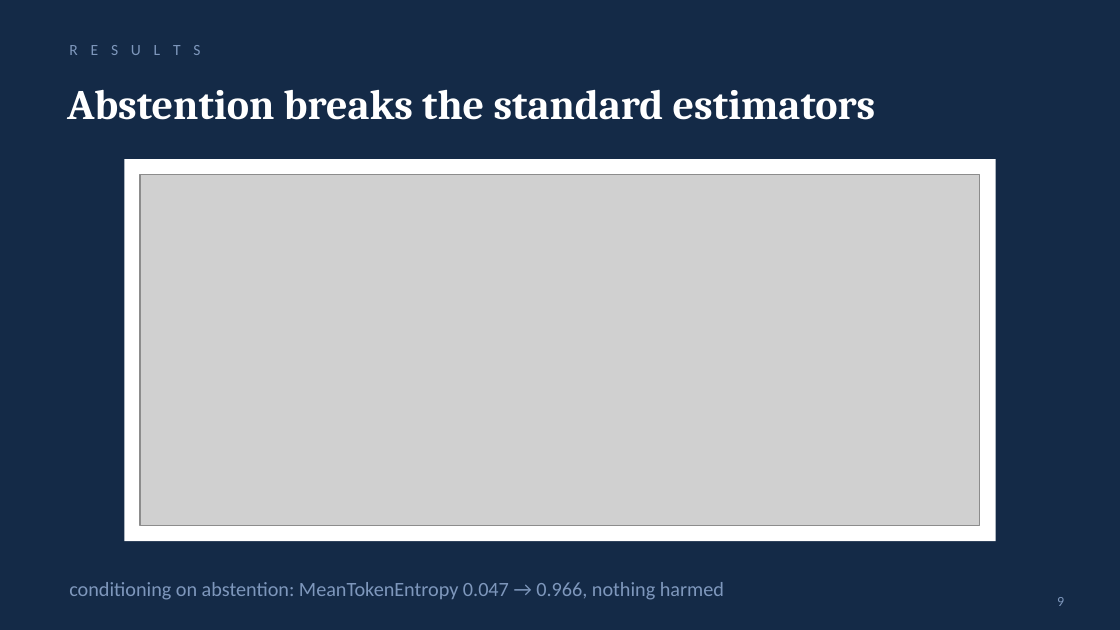
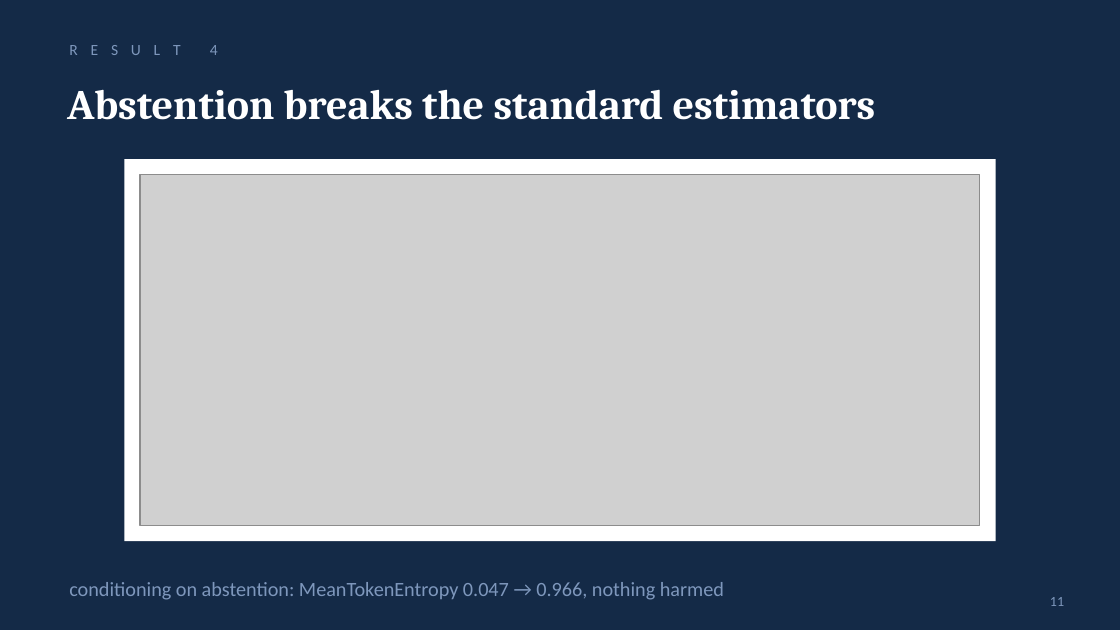
Before and after one commit to shecode-hue/knowing-where-not-to-look, a slide deck: slide 11 of presentation/knowing_where_not_to_look.pptx (slide 9 before the commit). Drawn at 1120x630 pixels with LibreOffice and Linux fonts; fonts in the diff are those of the drawing; grey boxes stand for pictures. Boxes give left, top, right and bottom in pixels: in the first picture for what was removed or moved away, otherwise in the second. Text is boxed around its words. In the diff, an @@ line names an element or a change of style, - is before the commit and + after.

```diff
--- a/presentation/knowing_where_not_to_look.pptx
+++ b/presentation/knowing_where_not_to_look.pptx
@@ text at [69, 45, 218, 55]: text changed @@
-R E S U L T S
+R E S U L T 4
@@ page number at [1050, 597, 1064, 606]: text changed @@
-9
+11
```
Also in this commit, not shown: 10 other slides changed, 3 slides added, 1 slide removed, 2 other files.
